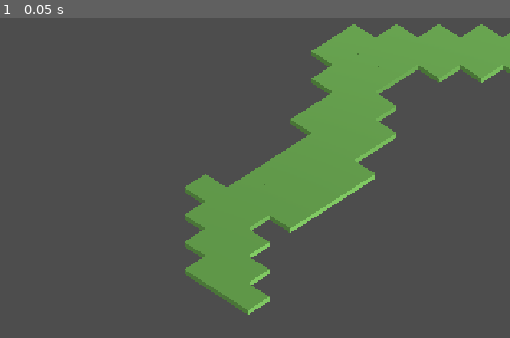
Above: before the commit, frame 1.
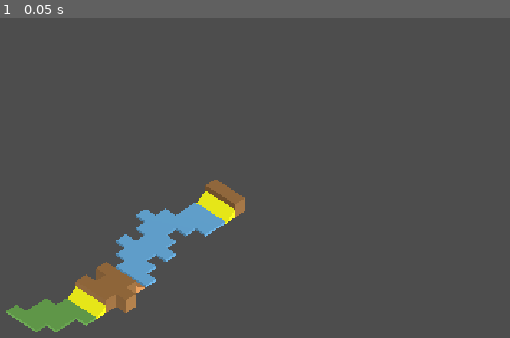
Above: after the commit, the same moment.

Repository: GhostKnights/RVST
Game: Godot game, scene res://test.tscn
Same seed, same stepped clock (60 frames per second), same inputs: the game is played once before the commit and once after it.
Inputs:
- Up to frame 1 (0.05 s): no input

The runs differ from the first frame. In frame 1, 23% of the frame differs, in the area x 1-100%, y 1-99%.

Commit message:
Day2完成

Diff:
--- a/Config/cost_table.csv
+++ b/Config/cost_table.csv
@@ -4,7 +4,9 @@
 turtle,highland,100,1
 turtle,downhill,0.5,0
 turtle,flat,1,0
+turtle,uphill,1,0
 rabbit,water,100,1
 rabbit,highland,1,0
 rabbit,downhill,0.8,0
 rabbit,flat,1,0
+rabbit,uphill,1,0
--- a/GridData.gd
+++ b/GridData.gd
@@ -18,3 +18,6 @@
 
 func get_terrain(cell: Vector2i,default: String = "flat") -> String:
 	return grid_board.get(cell, default)
+
+func erase_terrain(cell: Vector2i) -> void:
+	grid_board.erase(cell)
--- a/TerrainRenderer.gd
+++ b/TerrainRenderer.gd
@@ -8,7 +8,8 @@
 	"water":    {"color": Color(0.42, 0.71, 0.91), "height": 0.2, "mesh": "box"},
 	"flat":     {"color": Color(0.42, 0.68, 0.31), "height": 0.2, "mesh": "box"},
 	"highland": {"color": Color(0.64, 0.45, 0.24), "height": 1.2, "mesh": "box"},
-	"downhill": {"color": Color(0.91, 0.62, 0.35), "height": 0.7, "mesh": "prism"},
+	"downhill": {"color": Color(0.91, 0.62, 0.35), "height": 0.7, "mesh": "prism","left_to_right": true},
+	"uphill":	{"color":Color(1,1,0), "height":0.7,"mesh": "prism","left_to_right": false}
 }
 
 ## 入口：遍历所有格子，逐个生成方块
@@ -24,7 +25,7 @@
 	mi.mesh = _make_mesh(visual)
 	mi.material_override = _make_material(visual["color"])
 	if visual["mesh"] == "prism":
-		mi.rotation.y = deg_to_rad(90.0)  # ← 旋转写在 mi（节点）上
+		mi.rotation.y = deg_to_rad(180)  # ← 旋转写在 mi（节点）上
 	# 底座贴地：用网格包围盒自动对齐（Box/Prism 通用，不用手算高度）
 	var pos: Vector3 = grid_data.cell_to_world(cell)
 	pos.y = -mi.mesh.get_aabb().position.y
@@ -36,8 +37,7 @@
 	if visual["mesh"] == "prism":
 		var prism := PrismMesh.new()
 		prism.size = Vector3(1.0, height, 1.0)
-		prism.left_to_right = true   # 斜坡方向，先试这个值，不对再换 false
-
+		prism.left_to_right = visual.get("left_to_right", true)   # 从映射里读，不再写死
 		return prism
 	var box := BoxMesh.new()
 	box.size = Vector3(1.0, height, 1.0)
--- a/TrackGenerator.gd
+++ b/TrackGenerator.gd
@@ -1,15 +1,64 @@
 class_name TrackGenerator
 extends RefCounted
+
+## 地形转移表：当前地形 -> 下一个地形的合法选择池（"根据上下文生成"）
+## 规则：过渡地形（downhill/uphill）不能延续；平台地形（highland/flat/water）可延续
+const TERRAIN_TRANSITIONS = {
+	"highland": ["highland", "downhill"],
+	"downhill": ["flat", "water"],
+	"flat": ["flat", "water", "uphill"],
+	"water": ["water", "flat", "uphill"],
+	"uphill": ["highland"],
+}
+
+## 地形高度分组（决定中心行能否错位）：
+## 前后地形高度差为 0 -> 允许蜿蜒错位；高度差不为 0 -> 正对链接
+const TERRAIN_HEIGHT = {
+	"flat": 0,
+	"water": 0,
+	"uphill": 1,
+	"downhill": 1,
+	"highland": 2,
+}
 
 var grid_data: GridData
 var current_row: int
 
+## 记录每一列的中心行（蜿蜒路径的骨架）
+var center_rows: Array[int] = []
+
 func generate() -> void:
-	current_row = 6                    # 起点中心行
+	# ---- 第一步：先生成整条赛道的地形序列（每列一个地形）----
+	# 地形由转移表 + 段长决定；起点从 flat 开始（第一段必是 flat = 起点安全区）
+	var terrains: Array[String] = []
+	var column := 0
+	var terrain := "flat"
+	while column < 20:
+		# 过渡地形只铺 1 格，平台地形铺 2~4 格
+		var seg_len: int
+		if terrain == "downhill" or terrain == "uphill":
+			seg_len = 1
+		else:
+			seg_len = randi_range(2, 4)
+		for i in range(seg_len):
+			if column >= 20:
+				break
+			terrains.append(terrain)
+			column += 1
+		# 段尾按转移表选下一个地形（上下文生成的核心）
+		var pool: Array = TERRAIN_TRANSITIONS[terrain]
+		terrain = pool[randi() % pool.size()]
+
+	# ---- 第二步：逐列铺格，中心行按"前后地形高度差"决定是否错位 ----
+	current_row = 6                     # 起点中心行（地图 12 行中央）
 	for col in range(0, 20):
-		grid_data.set_terrain(Vector2i(col, current_row-1),"flat")
-		grid_data.set_terrain(Vector2i(col, current_row),"flat")
-		grid_data.set_terrain(Vector2i(col, current_row+1),"flat")
-
-		if col < 19:                   # 最后一列不用再决定下一列
-			current_row = clampi((current_row + randi_range(-1,1)),1,10)
+		center_rows.append(current_row)
+		# 固定 3 格宽：中心行加减 1
+		for d in range(-1, 2):
+			grid_data.set_terrain(Vector2i(col, current_row + d), terrains[col])
+		# 决定下一列中心行：
+		# 前后地形高度差为 0（等高）-> 允许蜿蜒错位（加减 1）
+		# 高度差不等于 0（高低过渡）-> 正对链接（不偏移）
+		if col < 19:
+			if TERRAIN_HEIGHT[terrains[col]] == TERRAIN_HEIGHT[terrains[col + 1]]:
+				current_row = clampi(current_row + randi_range(-1, 1), 1, 10)
--- a/project.godot
+++ b/project.godot
@@ -26,7 +26,7 @@
 
 [editor_plugins]
 
-enabled=PackedStringArray("res://addons/gd_config/plugin.cfg")
+enabled=PackedStringArray()
 
 [physics]
 
--- a/test.tscn
+++ b/test.tscn
@@ -7,9 +7,9 @@
 script = ExtResource("1_37kl0")
 
 [node name="Camera3D" type="Camera3D" parent="." unique_id=1978770900]
-transform = Transform3D(0.70710677, 0.4545237, -0.5416717, 0, 0.76603943, 0.6427936, 0.70710677, -0.4545237, 0.5416717, -4.42, 6.43, 5.92)
+transform = Transform3D(0.70710677, 0.4545237, -0.5416717, 0, 0.76603943, 0.6427936, 0.70710677, -0.4545237, 0.5416717, 3.6, 12.5, 11.8)
 projection = 1
-size = 15.0
+size = 32.0
 
 [node name="DirectionalLight3D" type="DirectionalLight3D" parent="." unique_id=1672158897]
 transform = Transform3D(0.8660254, 0.35355338, -0.35355338, 0, 0.70710677, 0.70710677, 0.5, -0.6123724, 0.6123724, 0, 0, 0)
Binary file removed: camera_test.png
Not shown, removed: camera_test.png.import
Binary file removed: check_autoload.png
Not shown, removed: check_autoload.png.import
Binary file removed: editor_view.png
Not shown, removed: editor_view.png.import
Binary file removed: layout_test.png
Not shown, removed: layout_test.png.import
Binary file removed: light_test.png
Not shown, removed: light_test.png.import
Binary file removed: lookat_result.png
Not shown, removed: lookat_result.png.import
(and 3 more such lines)
